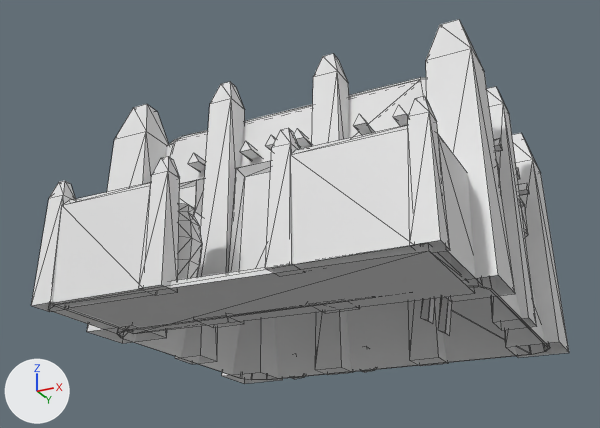
Two versions of the COLLADA model art/meshes/structural/mande/house_02.dae, one commit apart.
Both versions are drawn from a 50 mm camera at (10.73, -22.13, -5.89) aimed at (0.04, -0.75, 3.73). Arrows for +X, +Y and +Z are at lower left; the lights stay in place. The older version comes first. Mesh edges are drawn as thin lines.

The first picture shows 'house_02'.
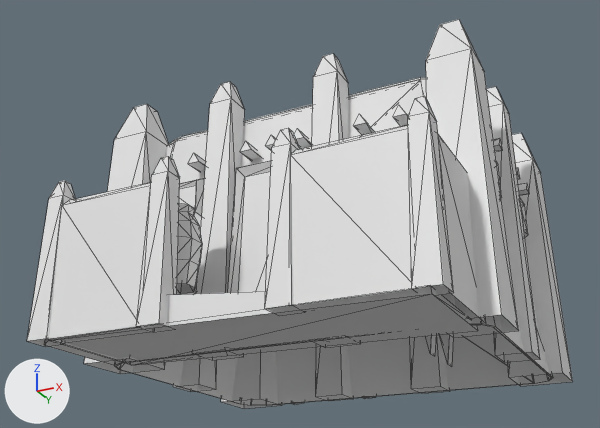
Where the change shows, as pixel boxes [x1, y1, x2, y2] in the pictures (600 x 428 px; the box of a moved part takes in the faces that stretch with it):
'house_02', reshaped (7% taller)
    before: [31, 19, 569, 384]
    after: [27, 19, 573, 408]
part 1 of me_esfera_249, moved or reshaped
    before: [31, 54, 569, 384]
    after: [27, 54, 573, 408]
part 2 of me_esfera_249, moved or reshaped
    before: [408, 297, 446, 366]
    after: [410, 335, 450, 393]

Patch to the scene script:
```diff
--- a/art/meshes/structural/mande/house_02.dae.py
+++ b/art/meshes/structural/mande/house_02.dae.py
@@ me_esfera_249 @@
 # used by ob_house_02; location = (0.0, 0.0, 0.0)
 # before: 617 (1.57, 4.47, 0.02) at pixel (409, 360), 618 (1.57, 5.5, 0.02) at pixel (420, 365), 620 (2.58, 4.47, 0.02) at pixel (438, 357), 624 (2.58, 5.5, 0.02) at pixel (448, 363)
-me_esfera_249.from_pydata(...)  # 987 vertices, 1411 faces; spans x -5.54..6.58, y -6.43..5.79, z -0.04..7.61
+me_esfera_249.from_pydata(...)  # 987 vertices, 1411 faces; spans x -5.54..6.58, y -6.43..5.79, z -0.99..7.61
+# me_esfera_249 part 1: 120 of the vertices in x -5.54..6.58, y -6.43..5.79, z -0.04..0.14 are moved by (0.0, 0.0, -0.94)
+# me_esfera_249 part 2
+for i in [617, 618, 620, 624]: me_esfera_249.vertices[i].co += Vector((0.0, 0.0, -0.94))
 me_esfera_249.materials.append(mat_a_a____text_mandé_finais)
```
